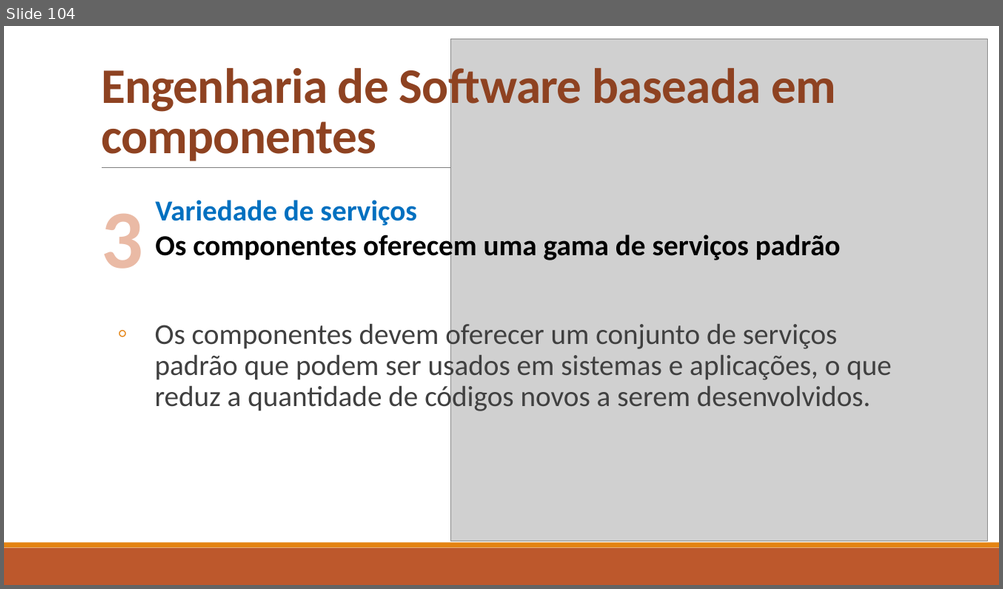
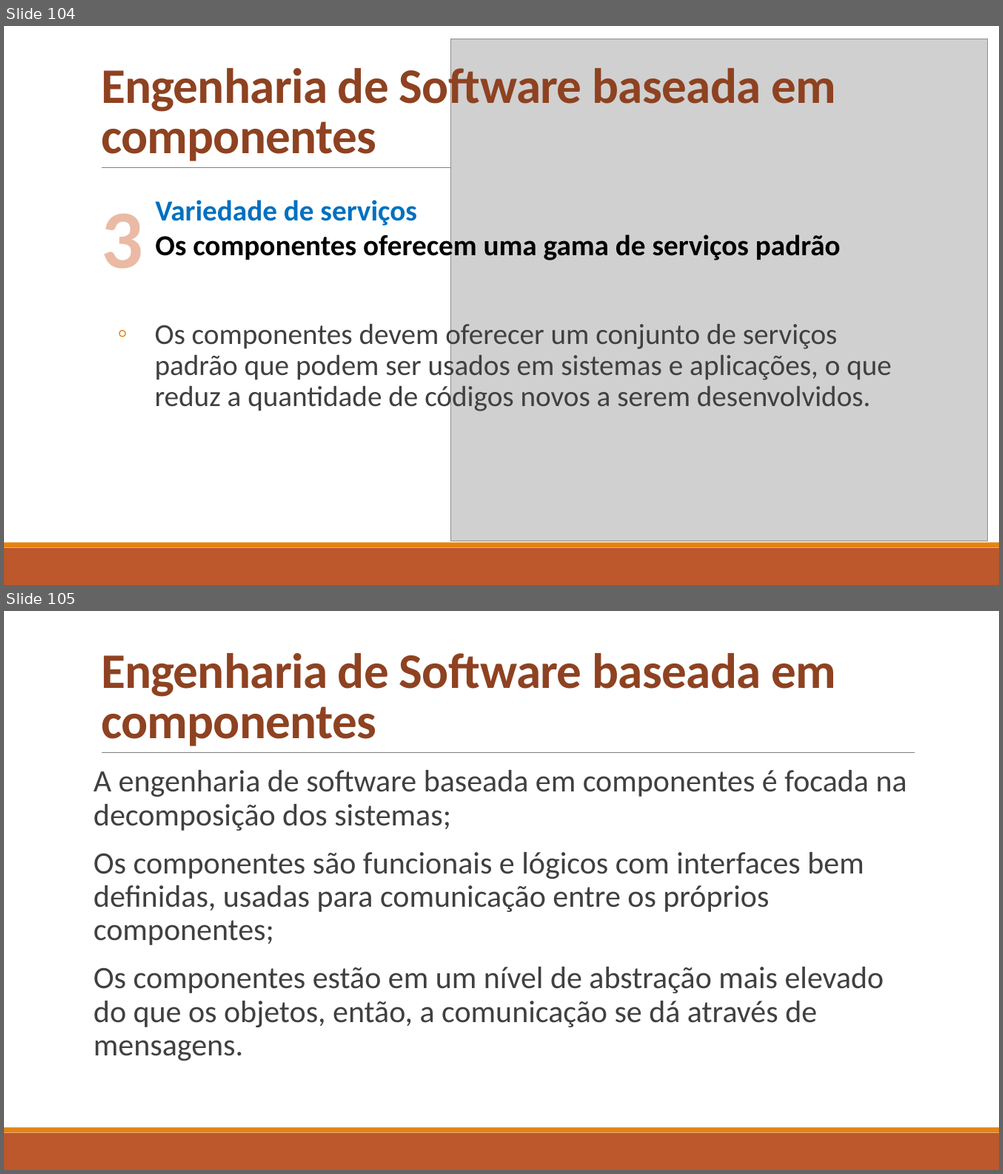
Before and after one commit to celsofurtado/reuso, a slide deck: Reuso de Software e Componentes.pptx. Shown one above the other, each under a label of ours: slide 104 before the commit, slides 104 and 105 after it. The pictures are 1003x589 and 1003x1174 pixels, drawn with LibreOffice and Linux fonts; fonts in the diff are those of the drawing; grey boxes stand for pictures. Boxes give left, top, right and bottom in pixels: in the first picture for what was removed or moved away, otherwise in the second. Text is boxed around its words. In the diff, an @@ line names an element or a change of style, - is before the commit and + after.

```diff
--- a/Reuso de Software e Componentes.pptx
+++ b/Reuso de Software e Componentes.pptx
@@ slide 105 added at box(4, 611, 999, 1170), background #FFFFFF; not listed: 3 template elements that a slide beside it also shows @@
@@ title added at box(101, 653, 836, 746), 48 pt, text #8E4221, bold @@
+Engenharia de Software baseada em componentes
@@ text added at box(94, 770, 907, 1061), 30 pt, text #404040 @@
+A engenharia de software baseada em componentes é focada na decomposição dos sistemas;
+Os componentes são funcionais e lógicos com interfaces bem definidas, usadas para comunicação entre os próprios componentes;
+Os componentes estão em um nível de abstração mais elevado do que os objetos, então, a comunicação se dá através de mensagens.
```
Also in this commit, not shown: 35 other slides added.
